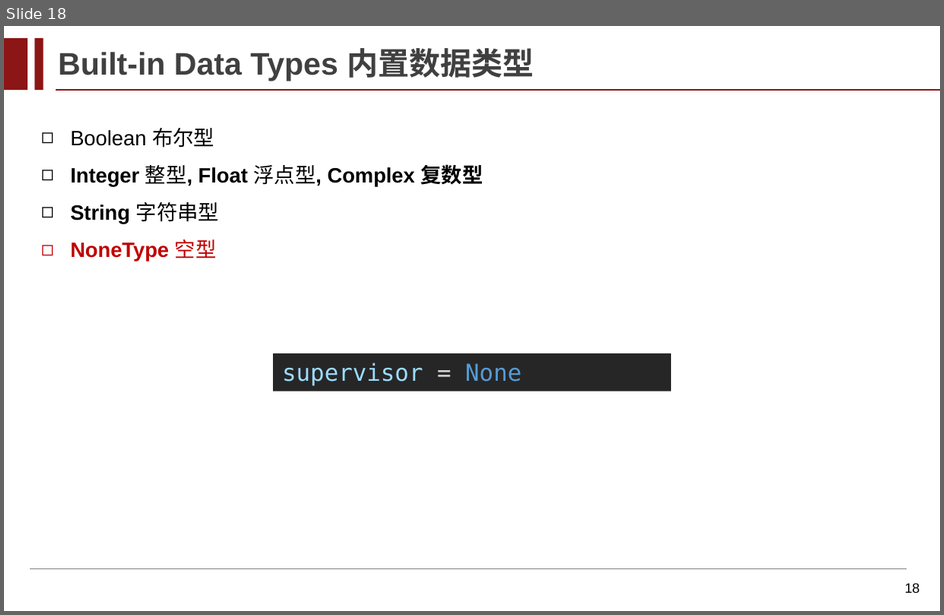
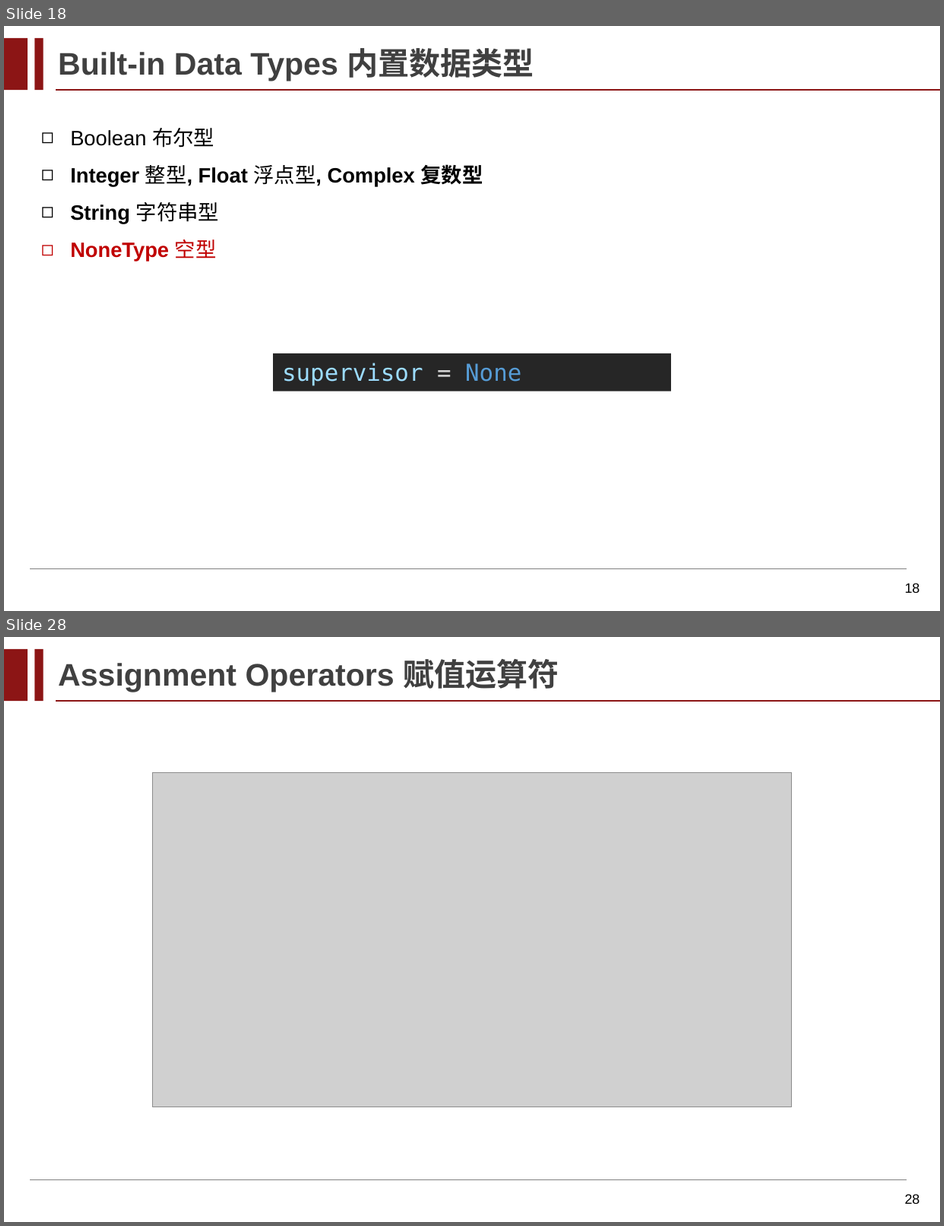
Before and after one commit to Peng-shhe/Advanced-Programming, a slide deck: 课件/Lecture_03_Data_Types_and_Expression.pptx. Shown one above the other, each under a label of ours: slide 18 before the commit, slides 18 and 28 after it; the slides between them are not shown. The pictures are 944x615 and 944x1226 pixels, drawn with LibreOffice and Linux fonts; fonts in the diff are those of the drawing; grey boxes stand for pictures; background and template pictures are left out. Boxes give left, top, right and bottom in pixels: in the first picture for what was removed or moved away, otherwise in the second. Text is boxed around its words. In the diff, an @@ line names an element or a change of style, - is before the commit and + after.

```diff
--- a/课件/Lecture_03_Data_Types_and_Expression.pptx
+++ b/课件/Lecture_03_Data_Types_and_Expression.pptx
@@ slide 28 added at (4,637,940,1222), background #FFFFFF; not listed: 4 template elements that a slide beside it also shows @@
@@ text added at (58,659,559,692), 24 pt, text #404040, bold @@
+Assignment Operators 赋值运算符
@@ picture added at (152,773,791,1107) @@
@@ rectangle added at (642,1136,804,1173), fill #FFFFFF, outline #FFFFFF 2 pt @@
@@ page number added at (905,1194,921,1204), 10.5 pt, text #000000 @@
+28
```
Also in this commit, not shown: 6 slides changed, 15 other slides added, 3 other files.
